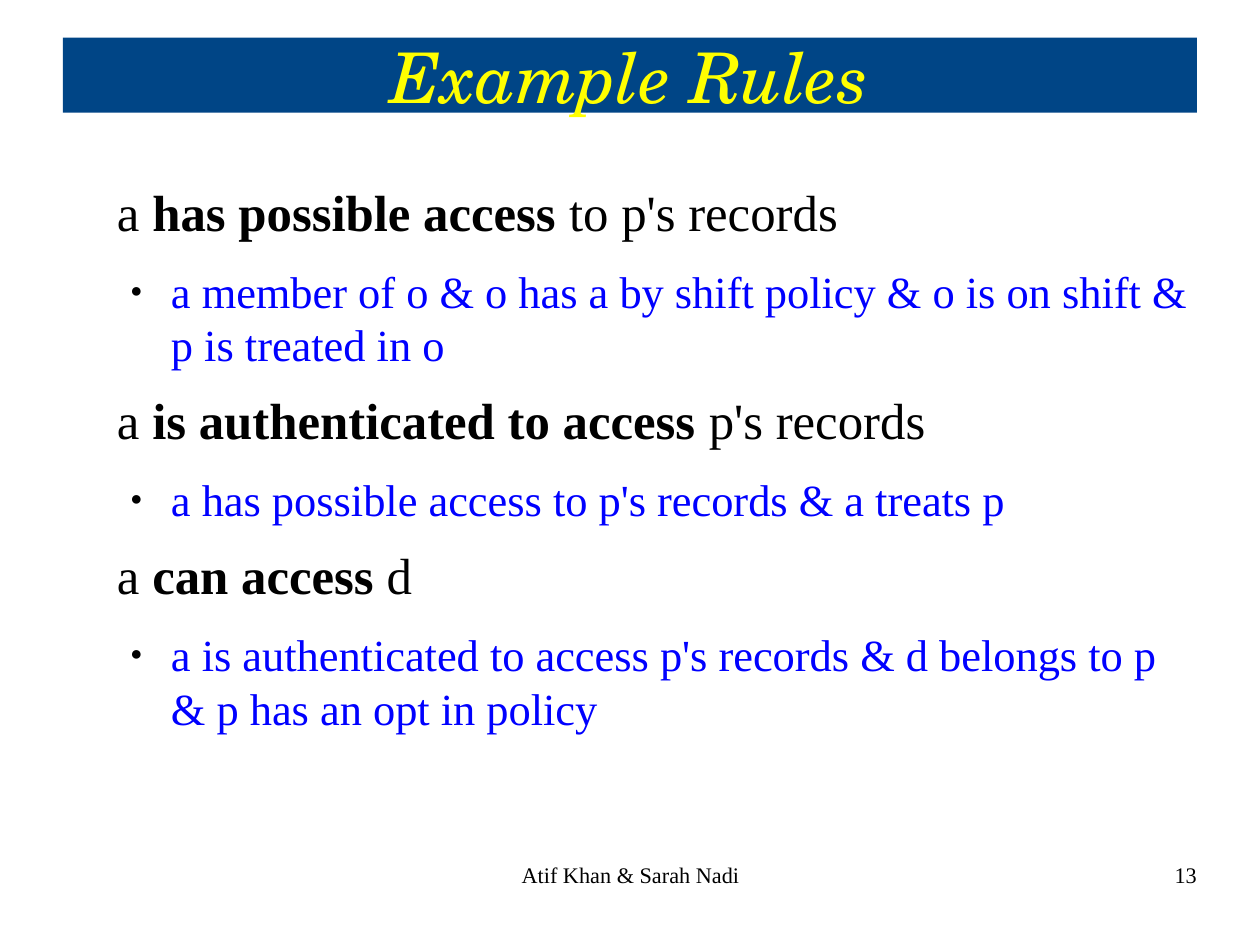
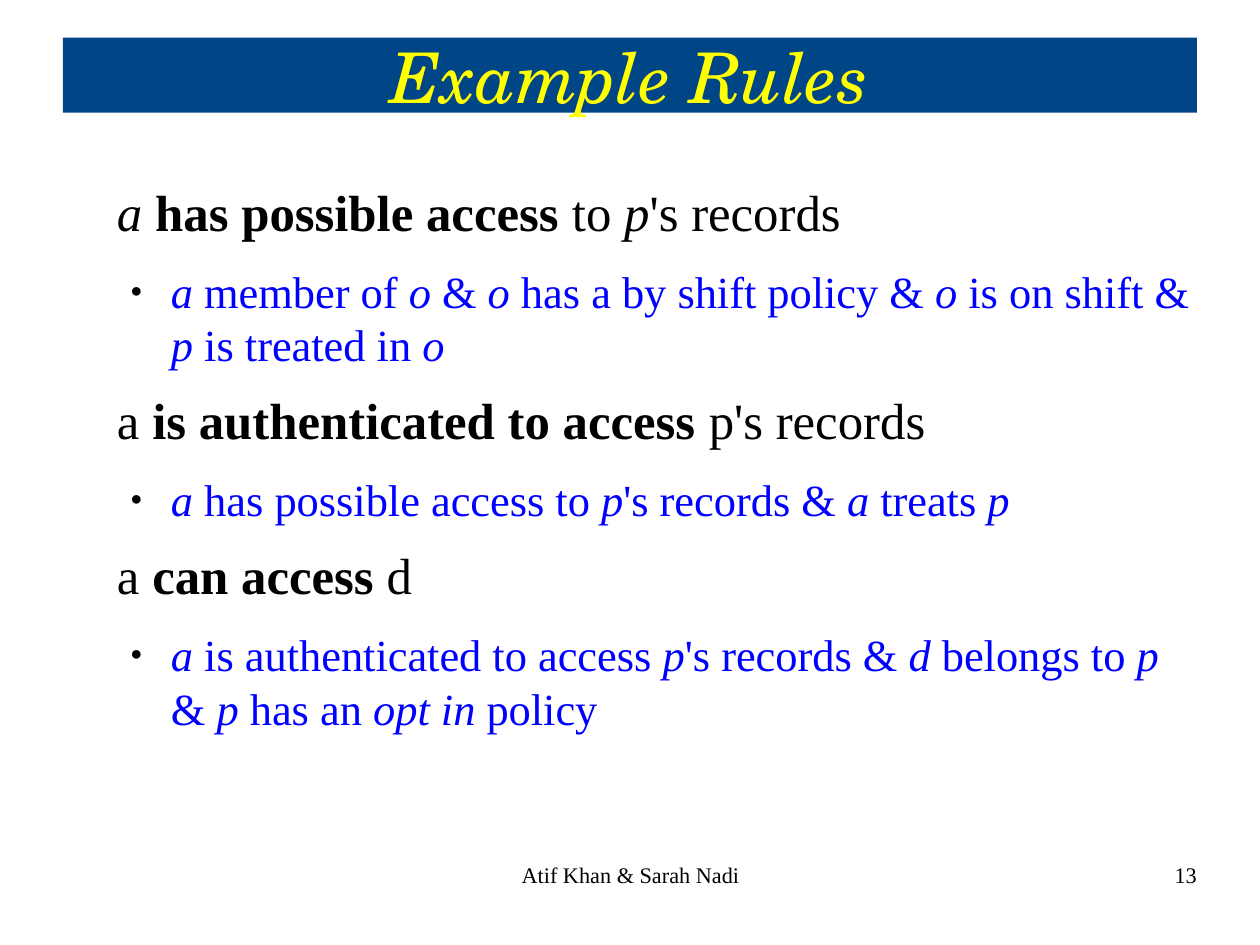
Before and after one commit to snadi/cs898proj, a slide deck: slide 13 of cs898proj/Presentation/CS898ProjPresentation.odp. Drawn at 1260x945 pixels with LibreOffice and Linux fonts; fonts in the diff are those of the drawing. Boxes give left, top, right and bottom in pixels: in the first picture for what was removed or moved away, otherwise in the second. Text is boxed around its words. In the diff, an @@ line names an element or a change of style, - is before the commit and + after.

```diff
--- a/cs898proj/Presentation/CS898ProjPresentation.odp
+++ b/cs898proj/Presentation/CS898ProjPresentation.odp
@@ text at box(117, 195, 1159, 733): italic on in "a p's", "a o o o p o", "a p's a p", "a p's d p p opt in" @@
```
